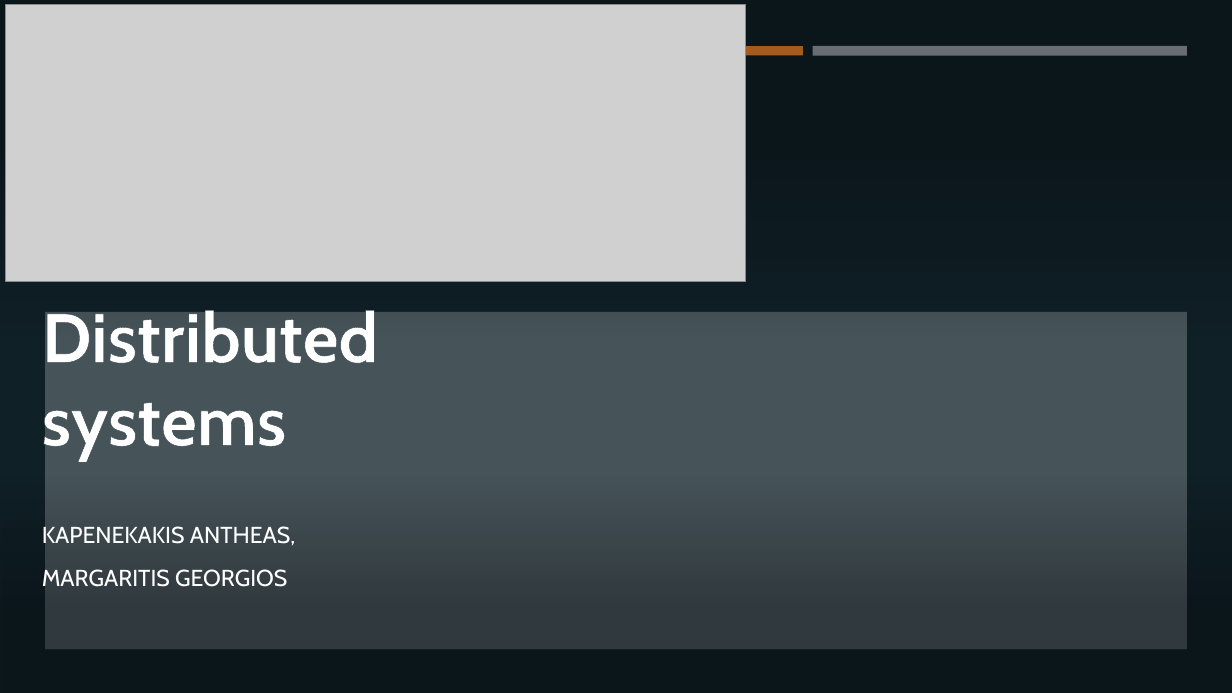
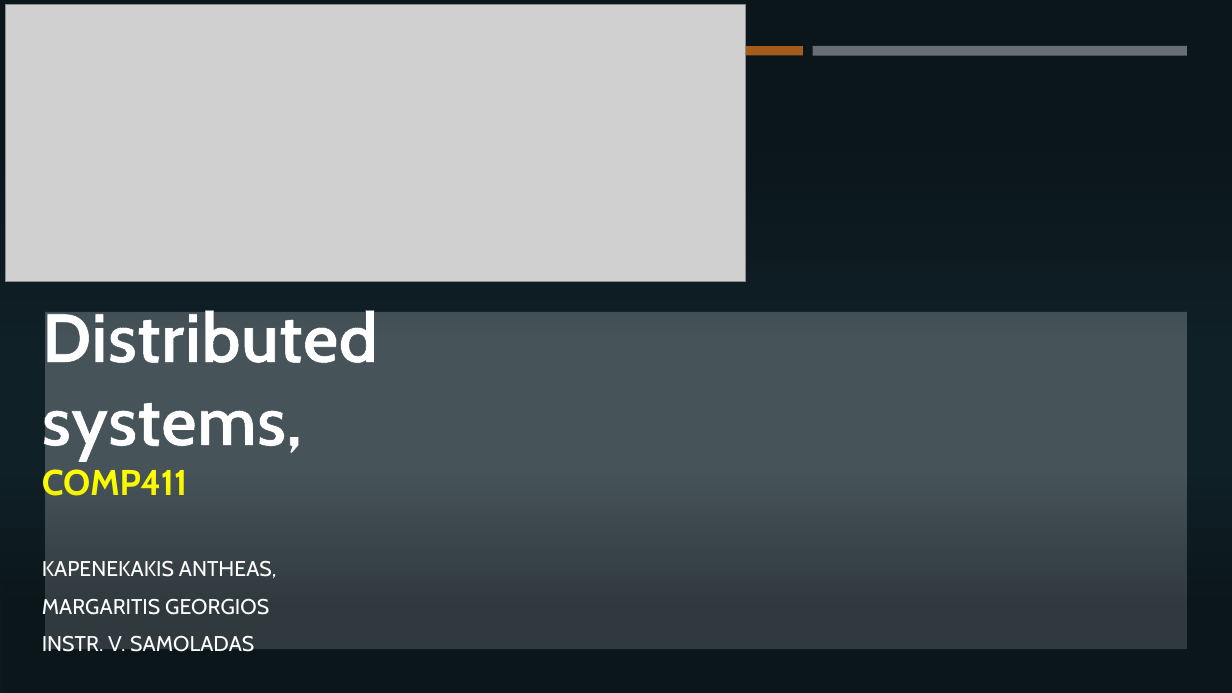
Before and after one commit to margaeor/COMP414-Distributed-Systems, a slide deck: slide 1 of presentation/Distributed.pptx. Drawn at 1232x693 pixels with LibreOffice and Linux fonts; fonts in the diff are those of the drawing; grey boxes stand for pictures; background and template pictures are left out. Boxes give left, top, right and bottom in pixels: in the first picture for what was removed or moved away, otherwise in the second. Text is boxed around its words. In the diff, an @@ line names an element or a change of style, - is before the commit and + after.

```diff
--- a/presentation/Distributed.pptx
+++ b/presentation/Distributed.pptx
@@ title at (42, 304, 378, 503): text changed @@
-Distributed
-systems
+Distributed
+systems,
+COMP411
@@ subtitle "KAPENEKAKIS ANTHEAS,": place and size @@
-subtitle "KAPENEKAKIS ANTHEAS," at (42, 523, 296, 592)
+subtitle "KAPENEKAKIS ANTHEAS," at (42, 558, 277, 651)
@@ subtitle at (42, 558, 277, 615): size 18 to 16.6 pt in "KAPENEKAKIS ANTHEAS,", "MARGARITIS GEORGIOS"; line spacing 1.1 to 1 @@
@@ subtitle at (42, 635, 254, 651): paragraph added @@
+INSTR. V. SAMOLADAS
```
Also in this commit, not shown: 6 other slides changed.
